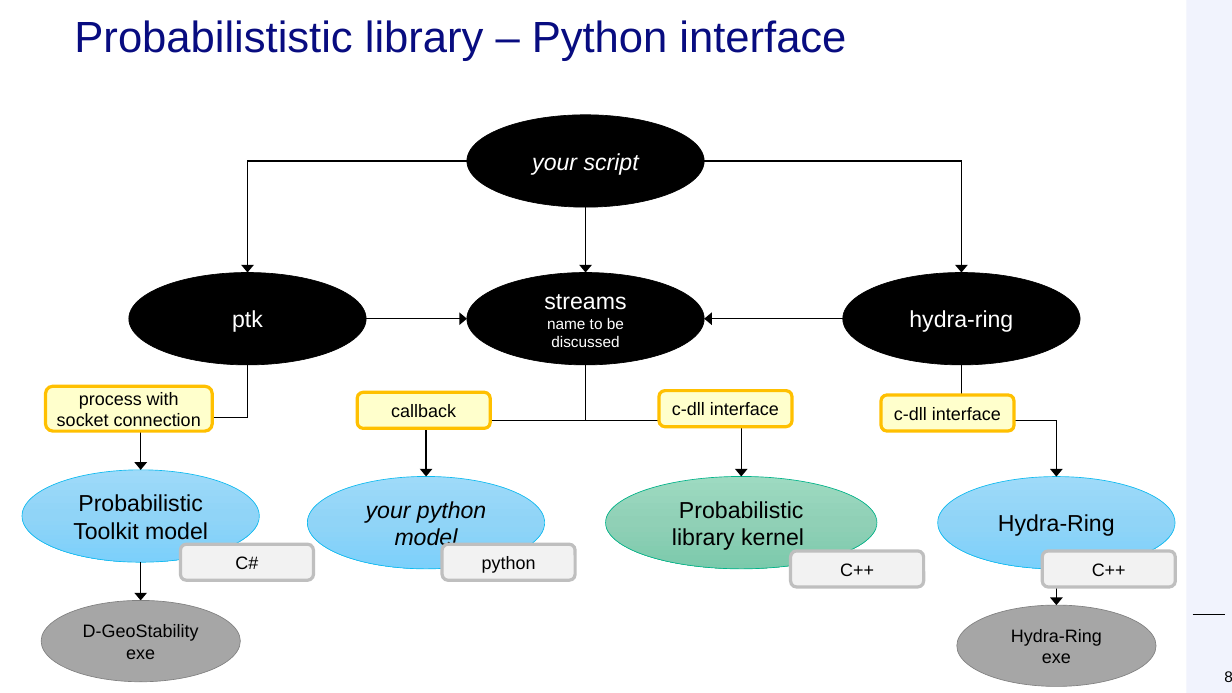
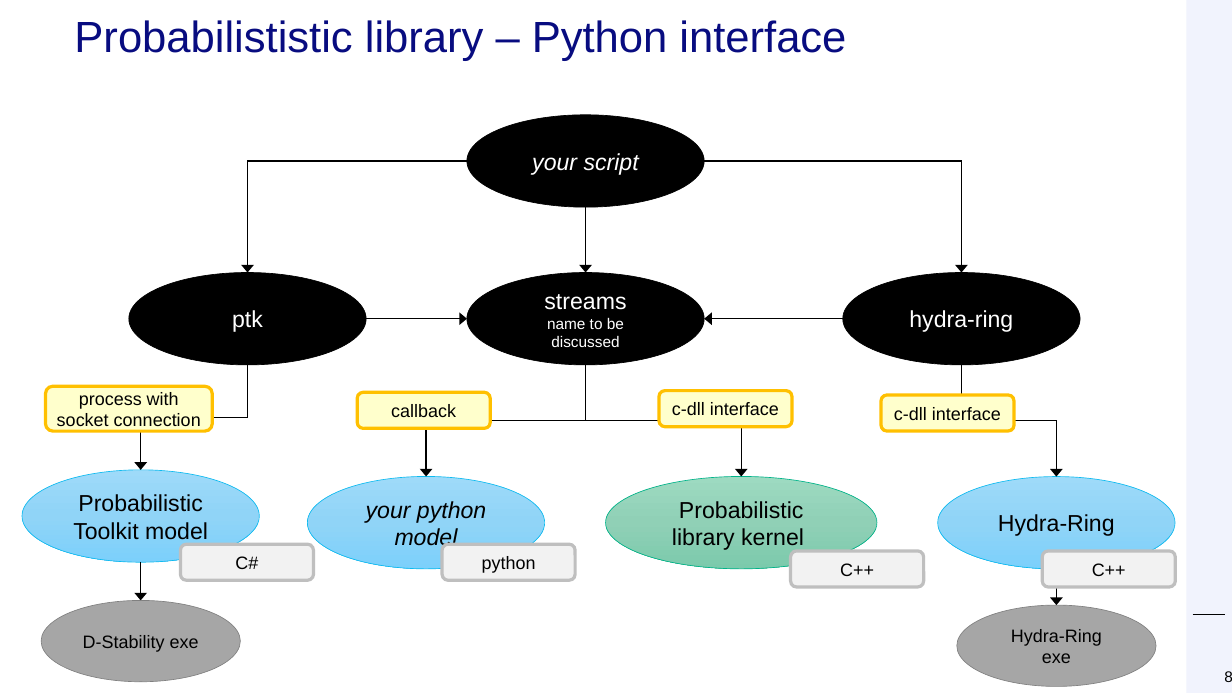
Before and after one commit to Deltares/ProbabilisticLibrary, a slide deck: slide 8 of doc/presentations/Probabilistic Library GFS 2 okt 2024.pptx. Drawn at 1232x693 pixels with LibreOffice and Linux fonts; fonts in the diff are those of the drawing; background and template pictures are left out. Boxes give left, top, right and bottom in pixels: in the first picture for what was removed or moved away, otherwise in the second. Text is boxed around its words. In the diff, an @@ line names an element or a change of style, - is before the commit and + after.

Commit message:
updated presentation

```diff
--- a/doc/presentations/Probabilistic Library GFS 2 okt 2024.pptx
+++ b/doc/presentations/Probabilistic Library GFS 2 okt 2024.pptx
@@ text in ellipse at bbox=[83, 635, 199, 652]: text changed @@
-D-GeoStability exe
+D-Stability exe
```
Also in this commit, not shown: 3 slides added.
